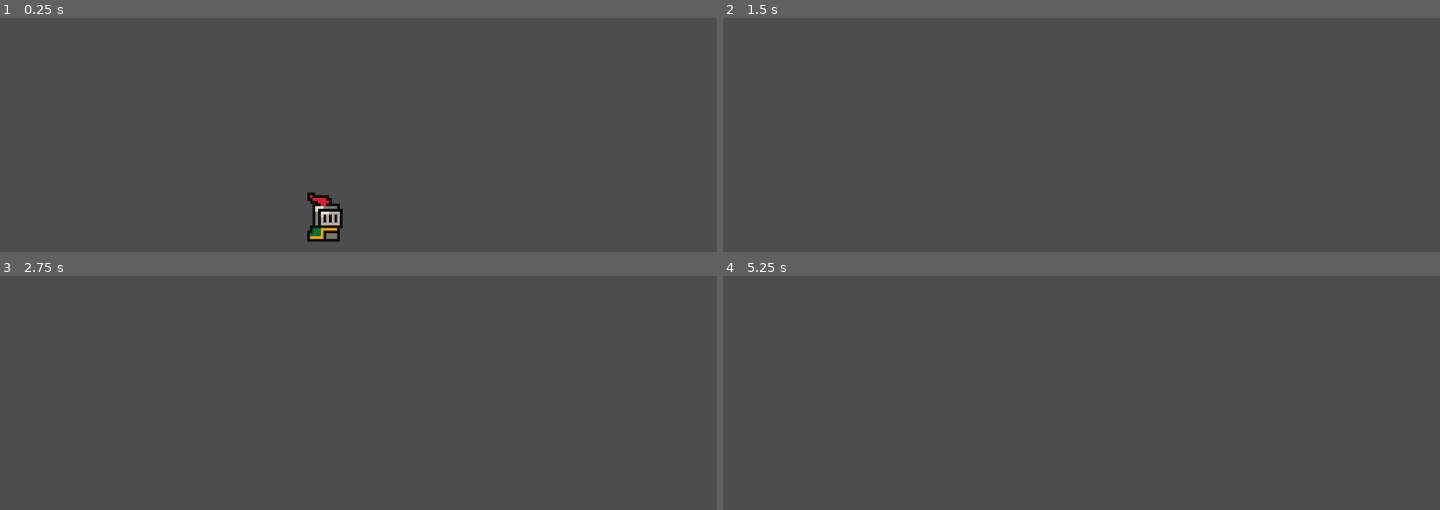
Above: before the commit, frames 1-4 (two rows, left to right).
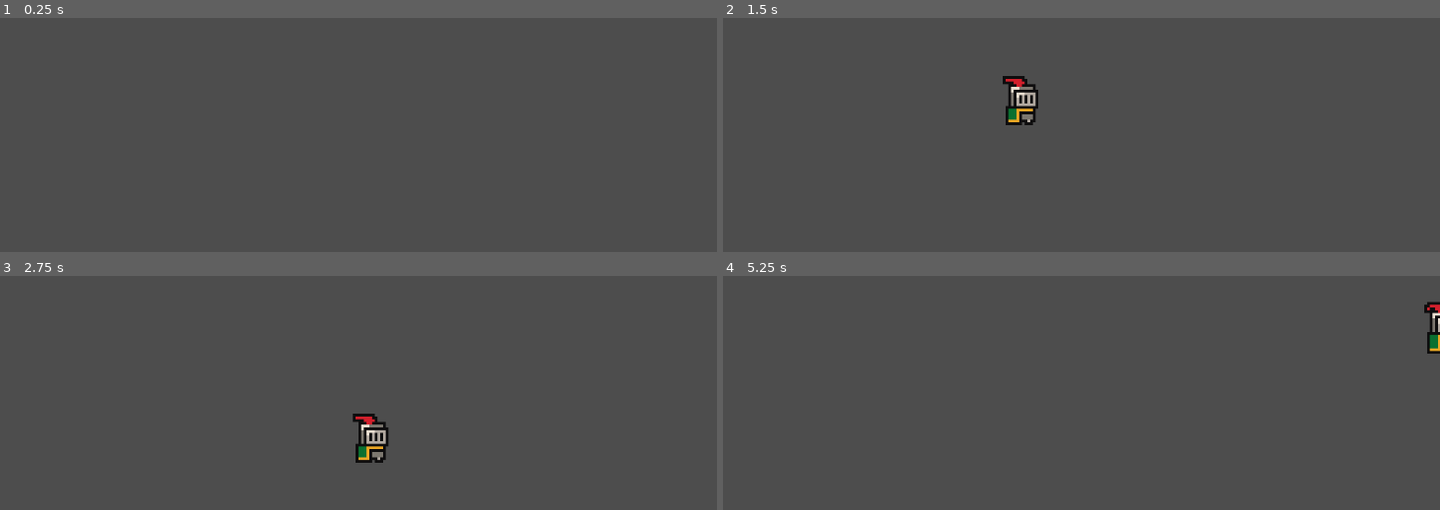
Above: after the commit, the same moments.

Repository: Smoresies/CCG2024Q4
Game: Godot game, scene res://sandbox.tscn
Same seed, same stepped clock (60 frames per second), same inputs: the game is played once before the commit and once after it.
Inputs:
- Up to frame 1 (0.25 s): no input
- Up to frame 2 (1.5 s): tap Enter at 0.5 s; hold Space (jump) 0.53-1.28 s; hold Right (right) from 0.53 s (still down); tap Space (jump) at 1.35 s
- Up to frame 3 (2.75 s): tap Space (jump) at 1.52, 1.82 s; release Right (right) at 2.03 s; hold A (left) from 2.03 s (still down); hold Space (jump) from 2.03 s (still down)
- Up to frame 4 (5.25 s): release A (left) at 2.78 s; release Space (jump) at 2.78 s; hold Right (right) 2.78-4.28 s; tap Space (jump) at 2.85, 3.02, 3.32, 4.35, 4.52, 4.82 s; hold Space (jump) 3.53-4.28 s; hold A (left) 4.28-5.03 s; tap Enter at 5 s; hold Right (right) from 5.03 s (still down); hold Space (jump) from 5.03 s (still down)

The runs differ from the first frame. In frame 1, 0.8% of the frame differs, in the area x 42-48%, y 74-96%; in frame 2, 0.8%; in frame 3, 0.8%, in the area x 49-55%, y 58-80%; in frame 4, 0.4%.

Commit message:
adding a base movement and player input class using the player movement functionality

Diff:
--- a/project.godot
+++ b/project.godot
@@ -14,6 +14,10 @@
 run/main_scene="res://sandbox.tscn"
 config/features=PackedStringArray("4.3", "Forward Plus")
 config/icon="res://sources/icon.svg"
+
+[dotnet]
+
+project/assembly_name="CCG2024Q4"
 
 [input]
 
--- a/sandbox.tscn
+++ b/sandbox.tscn
@@ -1,6 +1,6 @@
-[gd_scene load_steps=3 format=3 uid="uid://b72i1rjjo3key"]
+[gd_scene load_steps=3 format=3 uid="uid://db57whnmfxr41"]
 
-[ext_resource type="PackedScene" uid="uid://b72fdcrlypc86" path="res://scenes/player.tscn" id="1_n1ip3"]
+[ext_resource type="PackedScene" uid="uid://cplaaen2uodhm" path="res://scenes/entity.tscn" id="1_rhfi0"]
 
 [sub_resource type="WorldBoundaryShape2D" id="WorldBoundaryShape2D_sj5p0"]
 
@@ -17,6 +17,4 @@
 zoom = Vector2(4, 4)
 position_smoothing_enabled = true
 
-[node name="Player" parent="." instance=ExtResource("1_n1ip3")]
-position = Vector2(185, 185)
-DECELERATION_TIME = 5.0
+[node name="Entity" parent="." instance=ExtResource("1_rhfi0")]
--- a/scenes/entity.tscn
+++ b/scenes/entity.tscn
@@ -1,11 +1,11 @@
 [gd_scene load_steps=13 format=3 uid="uid://cplaaen2uodhm"]
 
 [ext_resource type="Script" path="res://scripts/entity/base_entity.gd" id="1_e765f"]
-[ext_resource type="Script" path="res://scripts/entity/components/input_components/base_input_component.gd" id="2_e6iaj"]
 [ext_resource type="Script" path="res://scripts/entity/components/health_and_status_components/base_health_and_status_component.gd" id="3_jfr1s"]
 [ext_resource type="Script" path="res://scripts/entity/components/attack_components/base_attack_component.gd" id="4_j1hws"]
-[ext_resource type="Script" path="res://scripts/entity/components/movement_components/base_movement_component.gd" id="5_osu1u"]
+[ext_resource type="Script" path="res://scripts/entity/components/movement_components/player_movement_component.gd" id="5_hgkaw"]
 [ext_resource type="Texture2D" uid="uid://duhsy7vxy8hdl" path="res://sources/knight.png" id="6_cme2n"]
+[ext_resource type="Script" path="res://scripts/entity/components/input_components/player_input_component.gd" id="6_snpov"]
 
 [sub_resource type="CapsuleShape2D" id="CapsuleShape2D_dsw0d"]
 
@@ -47,13 +47,10 @@
 
 [node name="Entity" type="Node2D" node_paths=PackedStringArray("movement_component", "input_component", "health_and_status_component", "attack_components")]
 script = ExtResource("1_e765f")
-movement_component = NodePath("BaseMovementComponent")
-input_component = NodePath("BaseInputComponent")
+movement_component = NodePath("PlayerMovementComponent")
+input_component = NodePath("PlayerInputComponent")
 health_and_status_component = NodePath("BaseHealthAndStatusComponent")
 attack_components = [NodePath("BaseAttackComponent")]
-
-[node name="BaseInputComponent" type="Node" parent="."]
-script = ExtResource("2_e6iaj")
 
 [node name="BaseHealthAndStatusComponent" type="Node" parent="."]
 script = ExtResource("3_jfr1s")
@@ -61,13 +58,16 @@
 [node name="BaseAttackComponent" type="Node" parent="."]
 script = ExtResource("4_j1hws")
 
-[node name="BaseMovementComponent" type="CharacterBody2D" parent="."]
-script = ExtResource("5_osu1u")
+[node name="PlayerInputComponent" type="Node" parent="."]
+script = ExtResource("6_snpov")
 
-[node name="CollisionShape2D" type="CollisionShape2D" parent="BaseMovementComponent"]
+[node name="PlayerMovementComponent" type="CharacterBody2D" parent="."]
+script = ExtResource("5_hgkaw")
+
+[node name="CollisionShape2D" type="CollisionShape2D" parent="PlayerMovementComponent"]
 shape = SubResource("CapsuleShape2D_dsw0d")
 
-[node name="AnimatedSprite2D" type="AnimatedSprite2D" parent="BaseMovementComponent"]
+[node name="AnimatedSprite2D" type="AnimatedSprite2D" parent="PlayerMovementComponent"]
 position = Vector2(1, -12)
 sprite_frames = SubResource("SpriteFrames_2vlp2")
 autoplay = "default"
--- a/scenes/temp.tscn
+++ b/scenes/temp.tscn
@@ -1,3 +1,7 @@
-[gd_scene format=3 uid="uid://brov6qlirh8d5"]
+[gd_scene load_steps=2 format=3 uid="uid://brov6qlirh8d5"]
+
+[ext_resource type="PackedScene" uid="uid://cplaaen2uodhm" path="res://scenes/entity.tscn" id="1_li703"]
 
 [node name="Test" type="Node2D"]
+
+[node name="Entity" parent="." instance=ExtResource("1_li703")]
--- a/scripts/entity/base_entity.gd
+++ b/scripts/entity/base_entity.gd
@@ -7,10 +7,13 @@
 
 # Called when the node enters the scene tree for the first time.
 func _ready() -> void:
-	input_component.on_horizontal_movement_input_started.connect(movement_component.on_movement_started)
 	input_component.on_horizontal_movement_input.connect(movement_component.on_movement)
-	input_component.on_horizontal_movement_input_cancelled.connect(movement_component.on_movement_cancelled)
 
 	input_component.on_jump_input_started.connect(movement_component.on_jump_started)
+	input_component.on_jump_input_started.connect(say_something)
+
 	input_component.on_jump_input.connect(movement_component.on_jump)
 	input_component.on_jump_input_cancelled.connect(movement_component.on_jump_cancelled)
+
+func say_something():
+	print("something")
--- a/scripts/entity/components/input_components/base_input_component.gd
+++ b/scripts/entity/components/input_components/base_input_component.gd
@@ -8,15 +8,10 @@
 ## Event called when the jump input releases.
 signal on_jump_input_cancelled()
 
-## Event called when the horizontal input starts.
-## [param_name] horizontal_vector2: The horizontal vector.
-signal on_horizontal_movement_input_started(horizontal_vector2: Vector2)
+
 ## Event called when the horizontal input is held.
 ## [param_name] horizontal_vector2: The horizontal vector.
-signal on_horizontal_movement_input(horizontal_vector2: Vector2)
-## Event called when the horizontal input releases.
-## [param_name] horizontal_vector2: The horizontal vector.
-signal on_horizontal_movement_input_cancelled(horizontal_vector2: Vector2)
+signal on_horizontal_movement_input(horizontal_value: float)
 
 # Called when the node enters the scene tree for the first time.
 func _ready() -> void:
@@ -32,19 +27,14 @@
 		on_jump_input.emit()
 	if is_jump_input_cancelled():
 		on_jump_input_cancelled.emit()
-	if is_horizontal_movement_input_started():
-		on_horizontal_movement_input_started.emit(get_horizontal_movement_input_started())
-	if is_horizontal_movement_input():
-		on_horizontal_movement_input.emit(get_horizontal_movement_input())
-	if is_horizontal_movement_input_cancelled():
-		on_horizontal_movement_input_cancelled.emit(get_horizontal_movement_input_cancelled())
+
+	on_horizontal_movement_input.emit(get_horizontal_movement_input())
 
 
 func is_jump_input_started() -> bool:
 	push_error('Abstract Method Not Implemented Error: %s' % [name])
 	assert (false, 'Abstract Method Not Implemented Error: %s' % [name])
 	return false
-
 func is_jump_input() -> bool:
 	push_error('Abstract Method Not Implemented Error: %s' % [name])
 	assert (false, 'Abstract Method Not Implemented Error: %s' % [name])
@@ -55,32 +45,7 @@
 	assert (false, 'Abstract Method Not Implemented Error: %s' % [name])
 	return false
 
-func is_horizontal_movement_input_started() -> bool:
+func get_horizontal_movement_input() -> float:
 	push_error('Abstract Method Not Implemented Error: %s' % [name])
 	assert (false, 'Abstract Method Not Implemented Error: %s' % [name])
-	return false
-
-func is_horizontal_movement_input() -> bool:
-	push_error('Abstract Method Not Implemented Error: %s' % [name])
-	assert (false, 'Abstract Method Not Implemented Error: %s' % [name])
-	return false
-
-func is_horizontal_movement_input_cancelled() -> bool:
-	push_error('Abstract Method Not Implemented Error: %s' % [name])
-	assert (false, 'Abstract Method Not Implemented Error: %s' % [name])
-	return false
-
-func get_horizontal_movement_input_started() -> Vector2:
-	push_error('Abstract Method Not Implemented Error: %s' % [name])
-	assert (false, 'Abstract Method Not Implemented Error: %s' % [name])
-	return Vector2.ZERO
-
-func get_horizontal_movement_input() -> Vector2:
-	push_error('Abstract Method Not Implemented Error: %s' % [name])
-	assert (false, 'Abstract Method Not Implemented Error: %s' % [name])
-	return Vector2.ZERO
-
-func get_horizontal_movement_input_cancelled() -> Vector2:
-	push_error('Abstract Method Not Implemented Error: %s' % [name])
-	assert (false, 'Abstract Method Not Implemented Error: %s' % [name])
-	return Vector2.ZERO
+	return 0
--- /dev/null
+++ b/scripts/entity/components/input_components/player_input_component.gd
@@ -0,0 +1,17 @@
+class_name PlayerInputComponent extends BaseInputComponent
+
+func _ready() -> void:
+	# Overwrite the abstract class
+	pass
+
+func is_jump_input_started() -> bool:
+	return Input.is_action_just_pressed("jump")
+
+func is_jump_input() -> bool:
+	return Input.is_action_pressed("jump")
+
+func is_jump_input_cancelled() -> bool:
+	return Input.is_action_just_released("jump")
+
+func get_horizontal_movement_input() -> float:
+	return Input.get_axis("left", "right")
--- a/scripts/entity/components/movement_components/base_movement_component.gd
+++ b/scripts/entity/components/movement_components/base_movement_component.gd
@@ -3,17 +3,17 @@
 # Called when the node enters the scene tree for the first time.
 func _ready() -> void:
 	push_error('Abstract Class Instaniation Error: %s' % [name])
-	assert (false, 'Abstract Class Instaniation Error: %s' % [name])
+	#assert (false, 'Abstract Class Instaniation Error: %s' % [name])
 
-func on_movement_started(horizontal_vector2: Vector2) -> void:
+func on_movement_started(horizontal_vector2: float) -> void:
 	push_error('Abstract Method Not Implemented Error: %s' % [name])
 	assert (false, 'Abstract Method Not Implemented Error: %s' % [name])
 
-func on_movement(horizontal_vector2: Vector2) -> void:
+func on_movement(horizontal_vector2: float) -> void:
 	push_error('Abstract Method Not Implemented Error: %s' % [name])
 	assert (false, 'Abstract Method Not Implemented Error: %s' % [name])
 
-func on_movement_cancelled(horizontal_vector2: Vector2) -> void:
+func on_movement_cancelled(horizontal_vector2: float) -> void:
 	push_error('Abstract Method Not Implemented Error: %s' % [name])
 	assert (false, 'Abstract Method Not Implemented Error: %s' % [name])
 
--- /dev/null
+++ b/scripts/entity/components/movement_components/player_movement_component.gd
@@ -0,0 +1,61 @@
+class_name PlayerMovementComponent extends BaseMovementComponent
+
+@export var MAX_SPEED: int = 200
+@export var JUMP_VELOCITY: int = -300
+@export var ACCELERATION: int = 1500
+@export_range(0, 10, 0.1, "or_greater") var DECELERATION_TIME: float = 0.2
+
+var current_direction: float = 0
+
+var deceleration: float = MAX_SPEED / DECELERATION_TIME
+
+# Called when the node enters the scene tree for the first time.
+func _ready() -> void:
+	#do nothing
+	pass
+
+func _physics_process(delta: float) -> void:
+	apply_gravity(delta)
+
+	apply_horizontal_movement(delta)
+
+	move_and_slide()
+
+func apply_gravity(delta: float):
+	# Add the apply_gravity.
+	if not is_on_floor():
+		velocity += get_gravity() * delta
+
+func on_movement_started(horizontal_vector2: float) -> void:
+	# do nothing
+	pass
+
+func on_movement(horizontal_vector2: float) -> void:
+	current_direction = horizontal_vector2
+
+func on_movement_cancelled(horizontal_vector2: float) -> void:
+	# do nothing
+	pass
+
+func on_jump_started() -> void:
+	if is_on_floor():
+		velocity.y = JUMP_VELOCITY
+
+func on_jump() -> void:
+	# do nothing
+	pass
+
+func on_jump_cancelled() -> void:
+	# do nothing
+	pass
+
+
+func apply_horizontal_movement(delta: float):
+	if current_direction: # Direction button active
+		# Accelerate towards the target speed
+		velocity.x = move_toward(velocity.x, current_direction * MAX_SPEED, ACCELERATION * delta)
+
+	else: # Direction button inactive
+		# Decelerate towards zero speed
+		print(deceleration)
+		velocity.x = move_toward(velocity.x, 0, deceleration * delta)
Not shown: 1 places in scenes/player.tscn that only renumber resources
